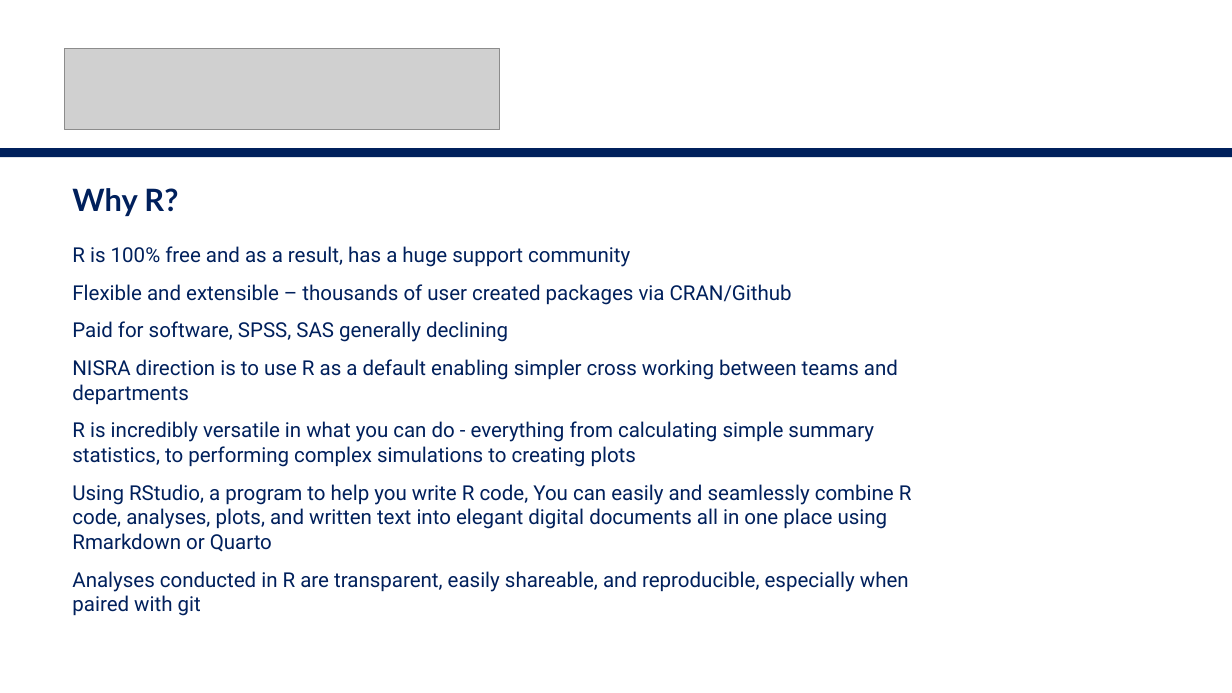
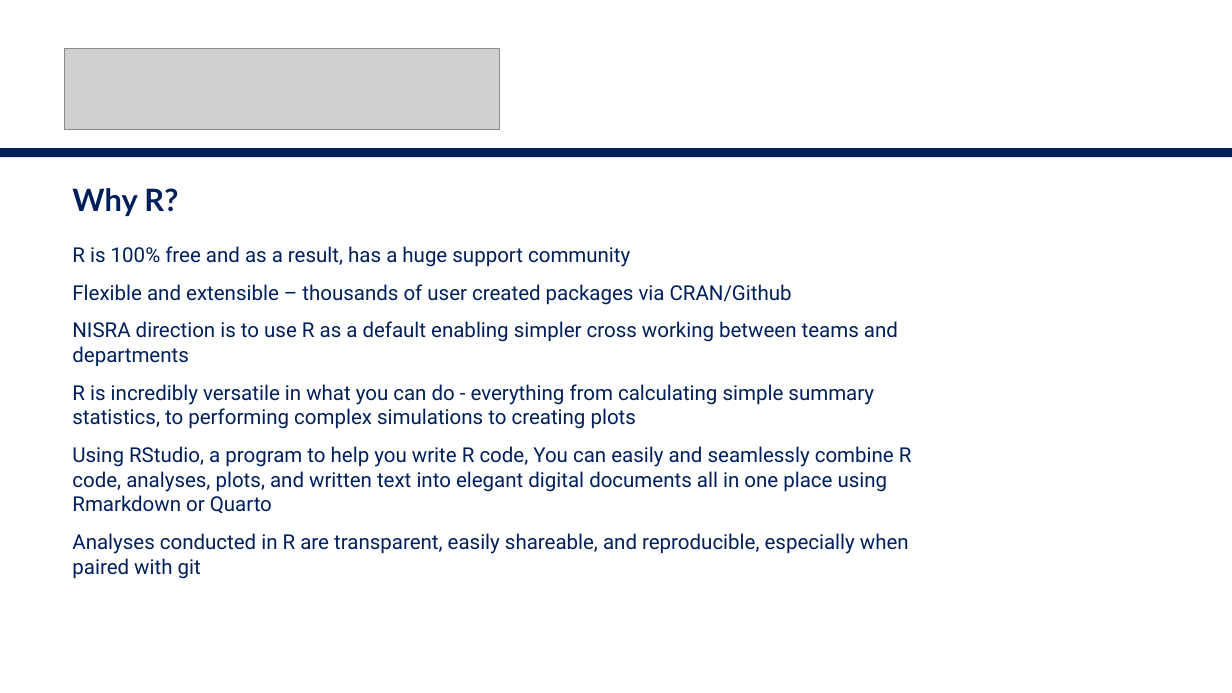
Before and after one commit to nistatisticsresearchagency/CC-r-intro, a slide deck: slide 2 of intro-slides.pptx. Drawn at 1232x693 pixels with LibreOffice and Linux fonts; fonts in the diff are those of the drawing; grey boxes stand for pictures. Boxes give left, top, right and bottom in pixels: in the first picture for what was removed or moved away, otherwise in the second. Text is boxed around its words. In the diff, an @@ line names an element or a change of style, - is before the commit and + after.

Commit message:
edits to course slides

```diff
--- a/intro-slides.pptx
+++ b/intro-slides.pptx
@@ text at <box>72,321,508,342</box>: paragraph removed @@
-Paid for software, SPSS, SAS generally declining
```
